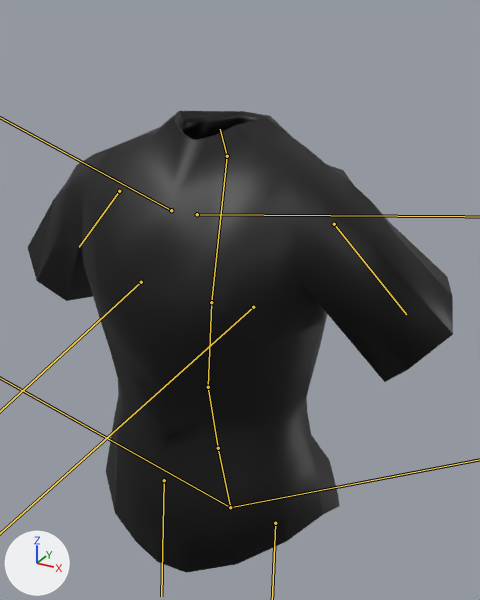
What one commit did to the glTF model project--farmer/model/clothe/FarmerTShirt.glb.
Rendered twice from a camera (50 mm lens) standing at (0.342, -0.554, 1.438) and looking at (-0.009, 0.084, 1.119). Every picture has the same lights, and +X, +Y and +Z are marked at lower left. The older version comes first. The bones that change, and the others that lie on the model, are drawn over the model as lines.

The first picture shows 'Base.002'.
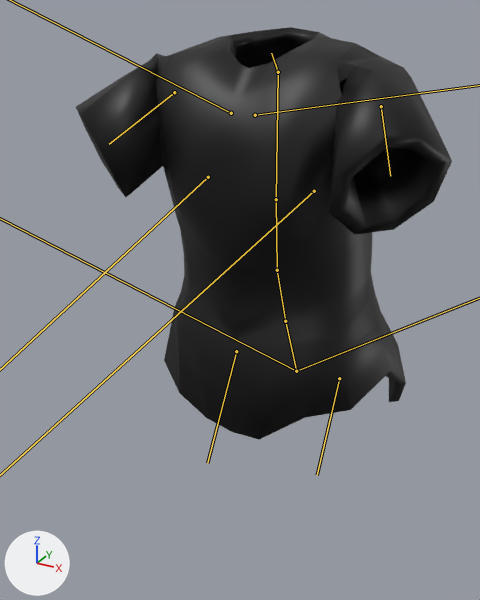
The newer file adds an action. The first version stands in its rest pose; the second is drawn at frame 9 of the action 'Human_Cycling'.

The change, as JSON lines over the scene's bpy script:
```json
{"block": "bone_def_spine", "where": "bone_def_spine = bpy.data.objects['rig'].pose.bones['DEF-spine']"}
{"op": "set", "path": "bone_def_spine.location", "old": "(0.0, 0.0, 0.0)", "new": "(0.0, 0.05, -0.22)"}
{"op": "set", "path": "bone_def_spine.rotation_quaternion", "old": "(1.0, 0.0, 0.0, 0.0)", "new": "(0.997, 0.08, 0.0, 0.0)", "note": "degrees (0, 0, 0) -> degrees (9, 0, 0)"}
{"op": "set", "path": "bone_def_spine.scale", "old": "(1.0, 1.0, 1.0)", "new": "(1.03, 0.94, 1.03)"}
{"block": "bone_def_spine_002", "where": "bone_def_spine_002 = bpy.data.objects['rig'].pose.bones['DEF-spine.002']  # child of 'DEF-spine.001'"}
{"op": "set", "path": "bone_def_spine_002.rotation_quaternion", "old": "(1.0, 0.0, 0.0, 0.0)", "new": "(1.0, 0.029, 0.0, 0.0)", "note": "degrees (0, 0, 0) -> degrees (3, 0, 0)"}
{"block": "bone_def_spine_003", "where": "bone_def_spine_003 = bpy.data.objects['rig'].pose.bones['DEF-spine.003']  # child of 'DEF-spine.002'"}
{"op": "set", "path": "bone_def_spine_003.rotation_quaternion", "old": "(1.0, 0.0, 0.0, 0.0)", "new": "(1.0, 0.029, 0.0, 0.0)", "note": "degrees (0, 0, 0) -> degrees (3, 0, 0)"}
{"block": "bone_def_pelvis_l", "where": "bone_def_pelvis_l = bpy.data.objects['rig'].pose.bones['DEF-pelvis.L']"}
{"op": "set", "path": "bone_def_pelvis_l.location", "old": "(0.0, 0.0, 0.0)", "new": "(-0.201, -0.03, 0.097)"}
{"op": "set", "path": "bone_def_pelvis_l.rotation_quaternion", "old": "(1.0, 0.0, 0.0, 0.0)", "new": "(0.997, -0.034, 0.044, -0.057)", "note": "degrees (0, 0, 0) -> degrees (-4, 5, -7)"}
{"block": "bone_def_pelvis_r", "where": "bone_def_pelvis_r = bpy.data.objects['rig'].pose.bones['DEF-pelvis.R']"}
{"op": "set", "path": "bone_def_pelvis_r.location", "old": "(0.0, 0.0, 0.0)", "new": "(0.201, -0.03, 0.097)"}
{"op": "set", "path": "bone_def_pelvis_r.rotation_quaternion", "old": "(1.0, 0.0, 0.0, 0.0)", "new": "(0.997, -0.034, -0.044, 0.057)", "note": "degrees (0, 0, 0) -> degrees (-4, -5, 7)"}
{"block": "bone_def_thigh_l", "where": "bone_def_thigh_l = bpy.data.objects['rig'].pose.bones['DEF-thigh.L']"}
{"op": "set", "path": "bone_def_thigh_l.location", "old": "(0.0, 0.0, 0.0)", "new": "(-0.032, -0.114, 0.183)"}
{"op": "set", "path": "bone_def_thigh_l.rotation_quaternion", "old": "(1.0, 0.0, 0.0, 0.0)", "new": "(0.807, -0.539, 0.012, -0.242)", "note": "degrees (0, 0, 0) -> degrees (-64, -14, -25)"}
{"op": "set", "path": "bone_def_thigh_l.scale", "old": "(1.0, 1.0, 1.0)", "new": "(1.07, 0.88, 1.07)"}
{"block": "bone_def_thigh_r", "where": "bone_def_thigh_r = bpy.data.objects['rig'].pose.bones['DEF-thigh.R']"}
{"op": "set", "path": "bone_def_thigh_r.location", "old": "(0.0, 0.0, 0.0)", "new": "(0.032, -0.114, 0.183)"}
{"op": "set", "path": "bone_def_thigh_r.rotation_quaternion", "old": "(1.0, 0.0, 0.0, 0.0)", "new": "(0.99, -0.129, -0.005, 0.061)", "note": "degrees (0, 0, 0) -> degrees (-15, 0, 7)"}
{"op": "set", "path": "bone_def_thigh_r.scale", "old": "(1.0, 1.0, 1.0)", "new": "(1.04, 0.92, 1.04)"}
{"block": "bone_def_shoulder_l", "where": "bone_def_shoulder_l = bpy.data.objects['rig'].pose.bones['DEF-shoulder.L']"}
{"op": "set", "path": "bone_def_shoulder_l.location", "old": "(0.0, 0.0, 0.0)", "new": "(-0.099, 0.06, 0.078)"}
{"op": "set", "path": "bone_def_shoulder_l.rotation_quaternion", "old": "(1.0, 0.0, 0.0, 0.0)", "new": "(0.99, 0.073, 0.117, 0.003)", "note": "degrees (0, 0, 0) -> degrees (9, 13, 1)"}
{"block": "bone_def_upper_arm_l", "where": "bone_def_upper_arm_l = bpy.data.objects['rig'].pose.bones['DEF-upper_arm.L']"}
{"op": "set", "path": "bone_def_upper_arm_l.location", "old": "(0.0, 0.0, 0.0)", "new": "(-0.067, -0.06, -0.12)"}
{"op": "set", "path": "bone_def_upper_arm_l.rotation_quaternion", "old": "(1.0, 0.0, 0.0, 0.0)", "new": "(0.881, 0.465, 0.088, 0.0)", "note": "degrees (0, 0, 0) -> degrees (56, 9, 5)"}
{"op": "set", "path": "bone_def_upper_arm_l.scale", "old": "(1.0, 1.0, 1.0)", "new": "(1.04, 0.93, 1.04)"}
{"block": "bone_def_shoulder_r", "where": "bone_def_shoulder_r = bpy.data.objects['rig'].pose.bones['DEF-shoulder.R']"}
{"op": "set", "path": "bone_def_shoulder_r.location", "old": "(0.0, 0.0, 0.0)", "new": "(0.099, 0.06, 0.078)"}
{"op": "set", "path": "bone_def_shoulder_r.rotation_quaternion", "old": "(1.0, 0.0, 0.0, 0.0)", "new": "(0.99, 0.073, -0.117, -0.003)", "note": "degrees (0, 0, 0) -> degrees (9, -13, -1)"}
{"block": "bone_def_upper_arm_r", "where": "bone_def_upper_arm_r = bpy.data.objects['rig'].pose.bones['DEF-upper_arm.R']"}
{"op": "set", "path": "bone_def_upper_arm_r.location", "old": "(0.0, 0.0, 0.0)", "new": "(0.067, -0.06, -0.12)"}
{"op": "set", "path": "bone_def_upper_arm_r.rotation_quaternion", "old": "(1.0, 0.0, 0.0, 0.0)", "new": "(0.881, 0.465, -0.088, 0.0)", "note": "degrees (0, 0, 0) -> degrees (56, -9, -5)"}
{"op": "set", "path": "bone_def_upper_arm_r.scale", "old": "(1.0, 1.0, 1.0)", "new": "(1.04, 0.93, 1.04)"}
{"block": "bone_def_breast_l", "where": "bone_def_breast_l = bpy.data.objects['rig'].pose.bones['DEF-breast.L']"}
{"op": "set", "path": "bone_def_breast_l.location", "old": "(0.0, 0.0, 0.0)", "new": "(0.0, -0.14, 0.084)"}
{"op": "set", "path": "bone_def_breast_l.rotation_quaternion", "old": "(1.0, 0.0, 0.0, 0.0)", "new": "(0.99, -0.138, 0.0, 0.0)", "note": "degrees (0, 0, 0) -> degrees (-16, 0, 0)"}
{"block": "bone_def_breast_r", "where": "bone_def_breast_r = bpy.data.objects['rig'].pose.bones['DEF-breast.R']"}
{"op": "set", "path": "bone_def_breast_r.location", "old": "(0.0, 0.0, 0.0)", "new": "(0.0, -0.14, 0.084)"}
{"op": "set", "path": "bone_def_breast_r.rotation_quaternion", "old": "(1.0, 0.0, 0.0, 0.0)", "new": "(0.99, -0.138, 0.0, 0.0)", "note": "degrees (0, 0, 0) -> degrees (-16, 0, 0)"}
```

Boxes (x1, y1, x2, y2) around the edits, measured in the pictures (480 x 600 px):
```json
{"object": "Base.002", "change": "posed", "before": [27, 111, 453, 573], "after": [76, 27, 452, 440], "on screen": "12% narrower, 11% shorter"}
{"bone": "DEF-spine", "before": "(230, 507) to (218, 448)", "after": "(296, 371) to (285, 321)"}
{"bone": "DEF-spine.002", "before": "(208, 387) to (211, 302)", "after": "(277, 270) to (276, 199)"}
{"bone": "DEF-spine.003", "before": "(211, 302) to (227, 156)", "after": "(276, 199) to (278, 72)"}
{"bone": "DEF-thigh.R", "before": "(164, 480) to (161, 596)", "after": "(236, 351) to (207, 463)"}
{"bone": "DEF-upper_arm.L", "before": "(334, 224) to (406, 314)", "after": "(381, 106) to (390, 176)"}
{"bone": "DEF-upper_arm.R", "before": "(119, 191) to (79, 247)", "after": "(174, 92) to (109, 144)"}
```
